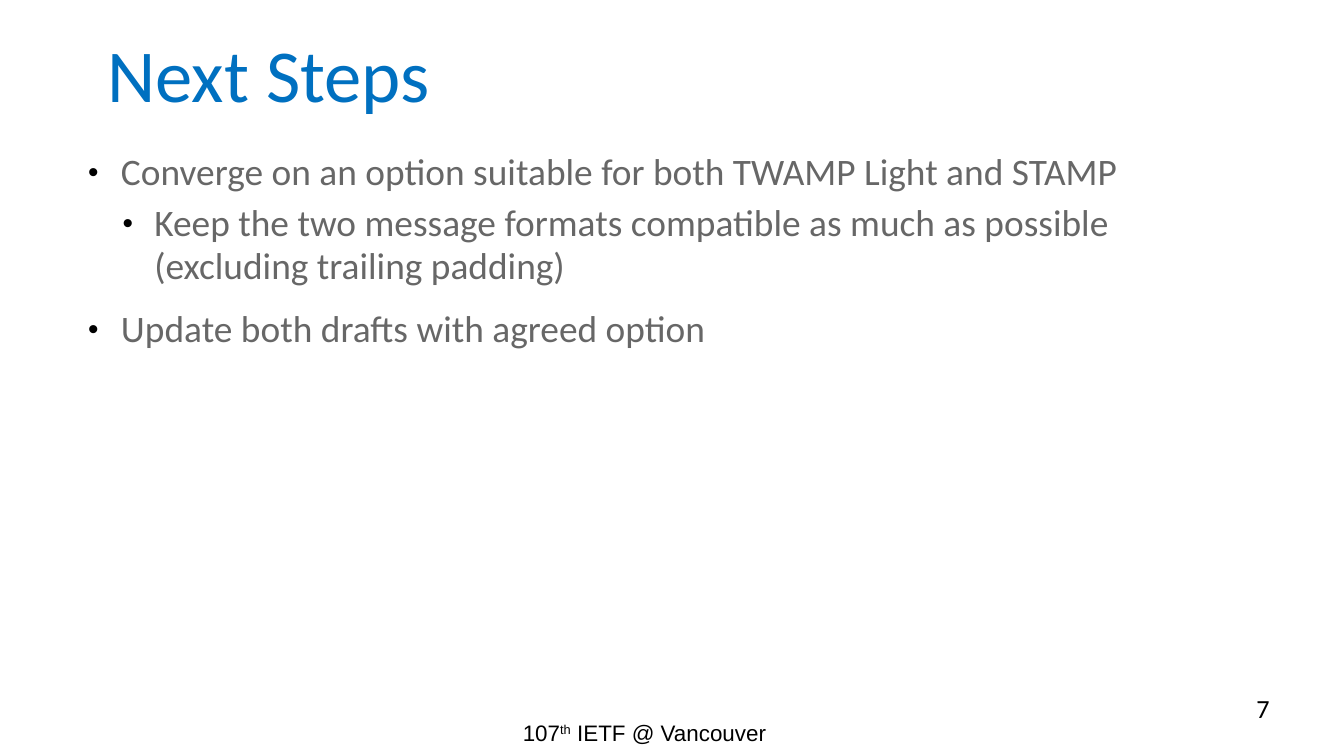
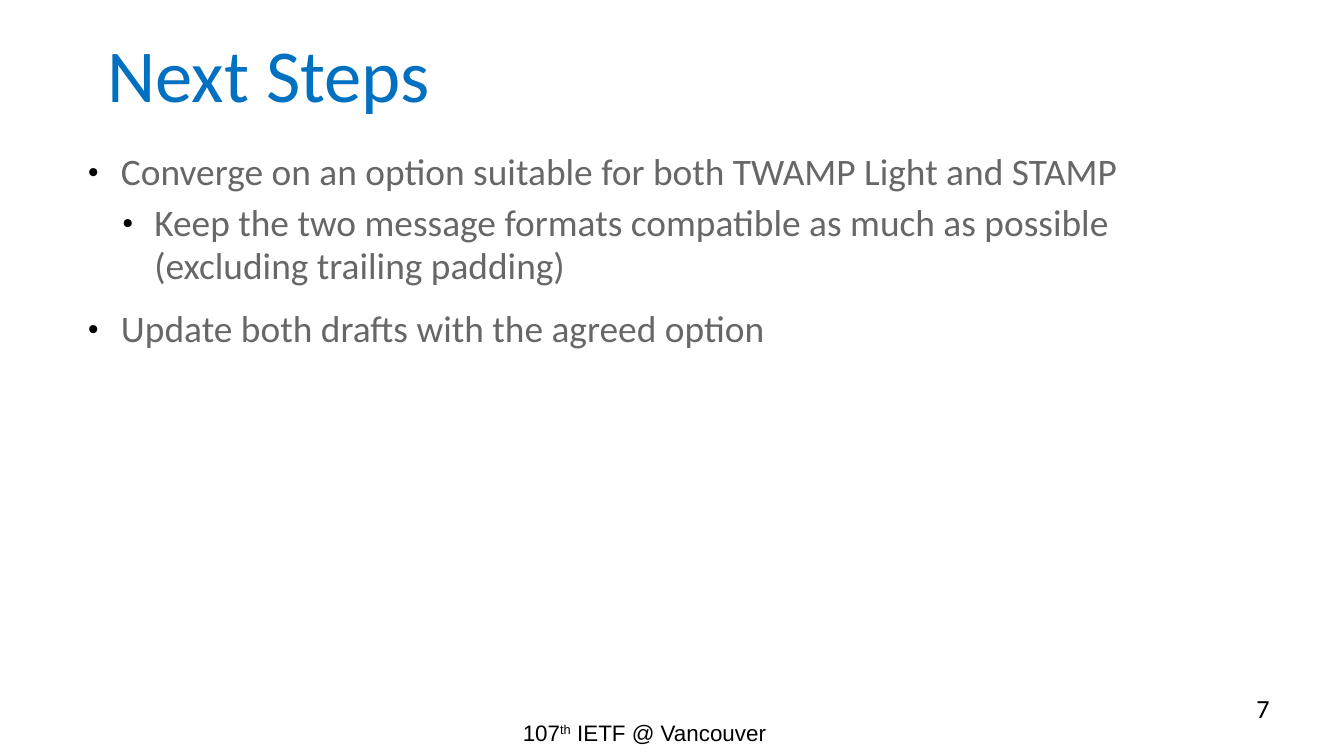
Before and after one commit to rakgandhi/ietf-public, a slide deck: slide 7 of ietf-stamp-session-id-rev1.pptx. Drawn at 1344x756 pixels with LibreOffice and Linux fonts; fonts in the diff are those of the drawing. Boxes give left, top, right and bottom in pixels: in the first picture for what was removed or moved away, otherwise in the second. Text is boxed around its words. In the diff, an @@ line names an element or a change of style, - is before the commit and + after.

```diff
--- a/ietf-stamp-session-id-rev1.pptx
+++ b/ietf-stamp-session-id-rev1.pptx
@@ text at <box>121,316,764,349</box>: text changed @@
-• Update both drafts with agreed option
+• Update both drafts with the agreed option
```
Also in this commit, not shown: 1 other slide changed, 1 other file.
